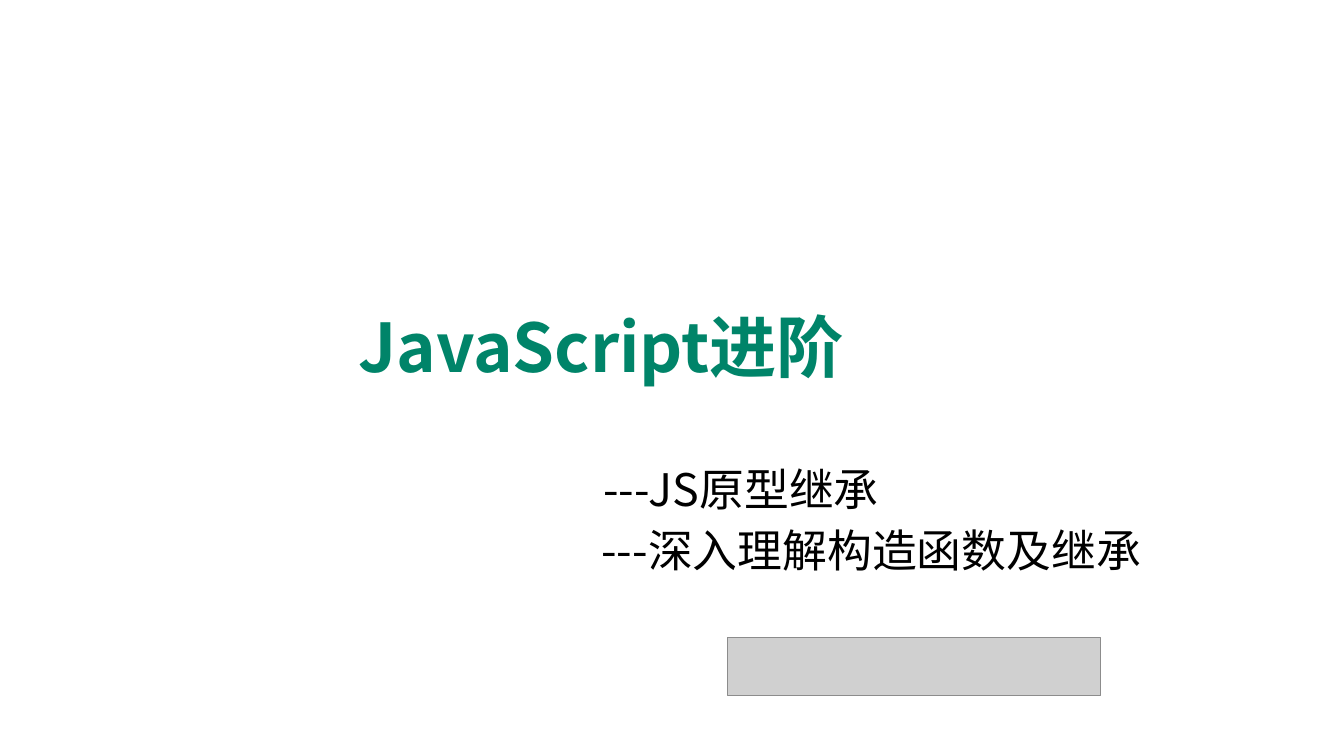
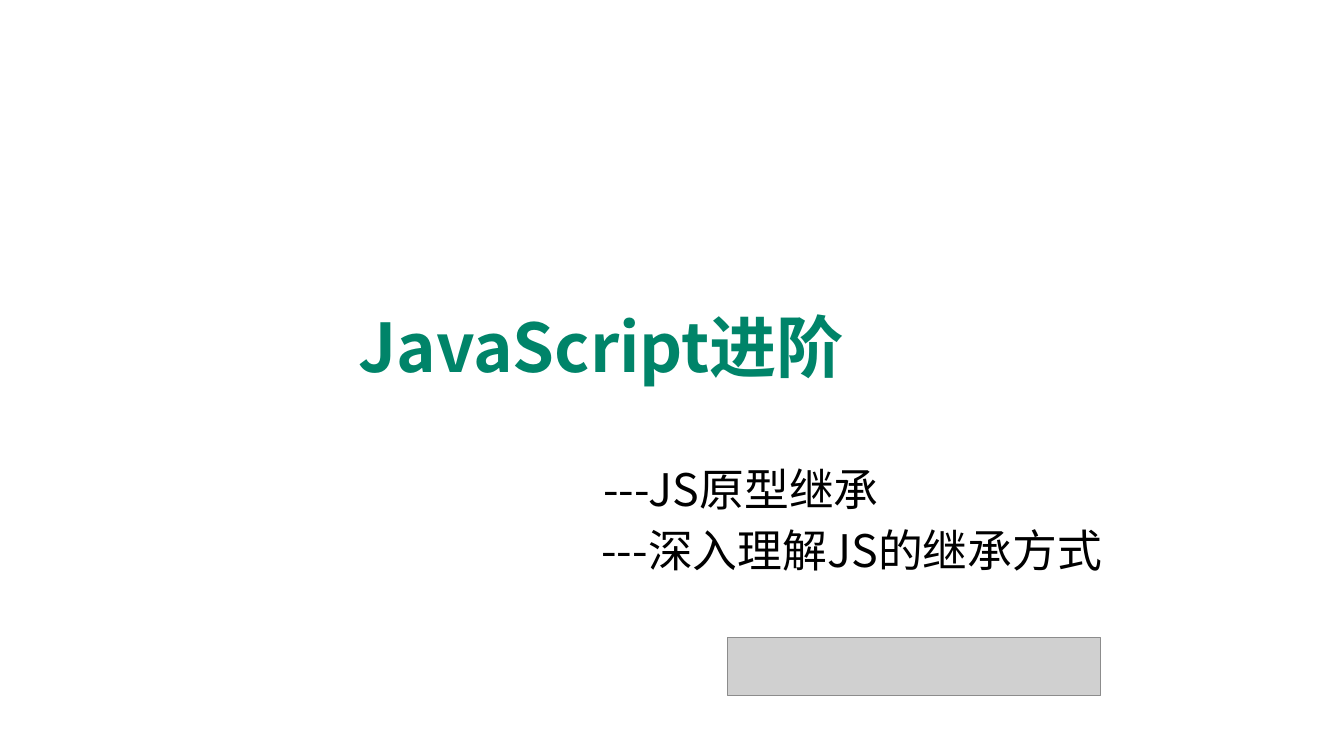
Before and after one commit to edu2act/course-javascript-advanced, a slide deck: slide 1 of 课程PPT/07.JavaScript面向对象编程 一.pptx. Drawn at 1344x756 pixels with LibreOffice and Linux fonts; fonts in the diff are those of the drawing; grey boxes stand for pictures; background and template pictures are left out. Boxes give left, top, right and bottom in pixels: in the first picture for what was removed or moved away, otherwise in the second. Text is boxed around its words. In the diff, an @@ line names an element or a change of style, - is before the commit and + after.

```diff
--- a/课程PPT/07.JavaScript面向对象编程 一.pptx
+++ b/课程PPT/07.JavaScript面向对象编程 一.pptx
@@ text at <box>601,529,1102,571</box>: text changed @@
----深入理解构造函数及继承
+---深入理解JS的继承方式
```
Also in this commit, not shown: 9 other slides changed, 5 slides added, 1 slide removed, 11 other files.
